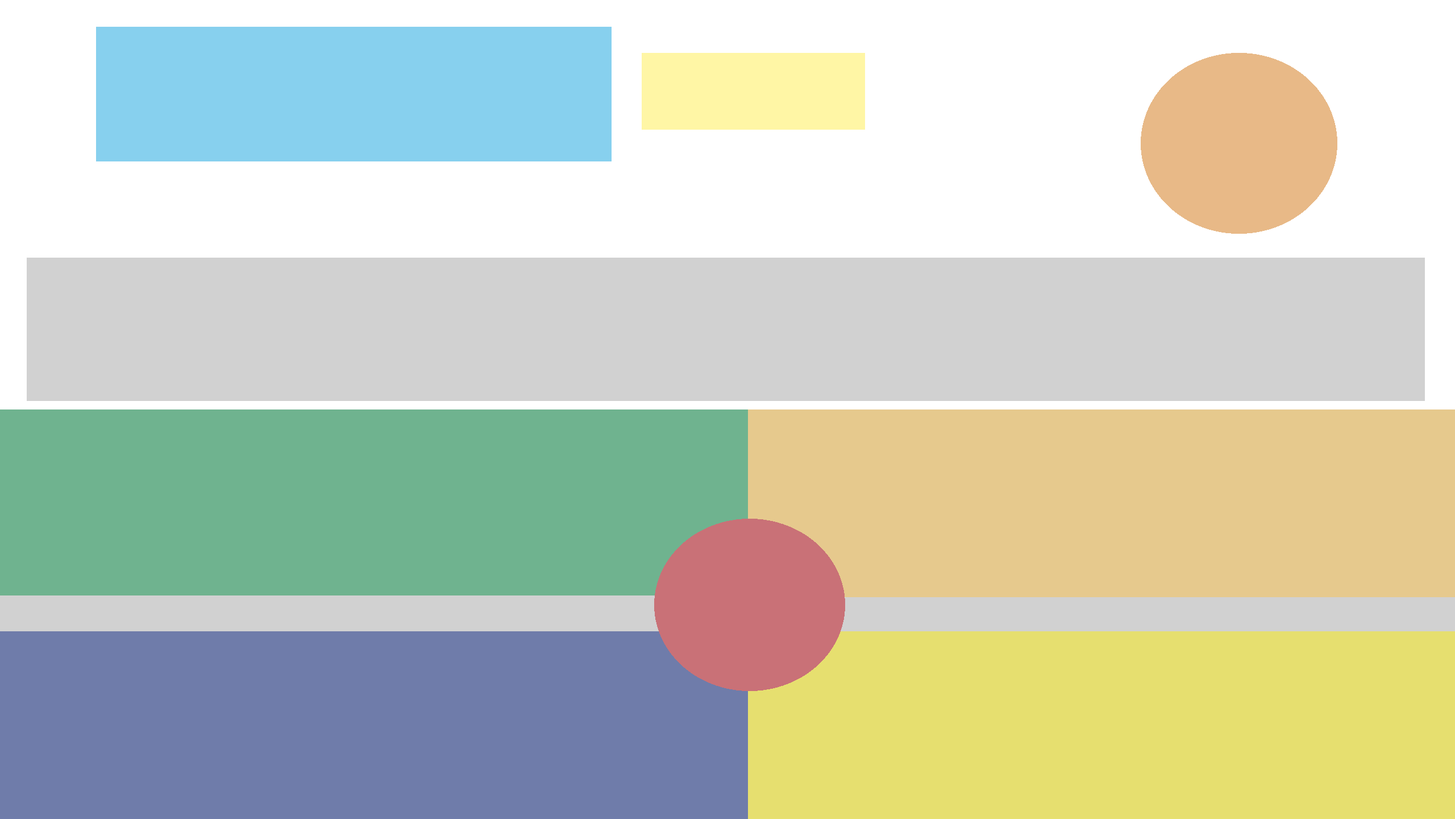
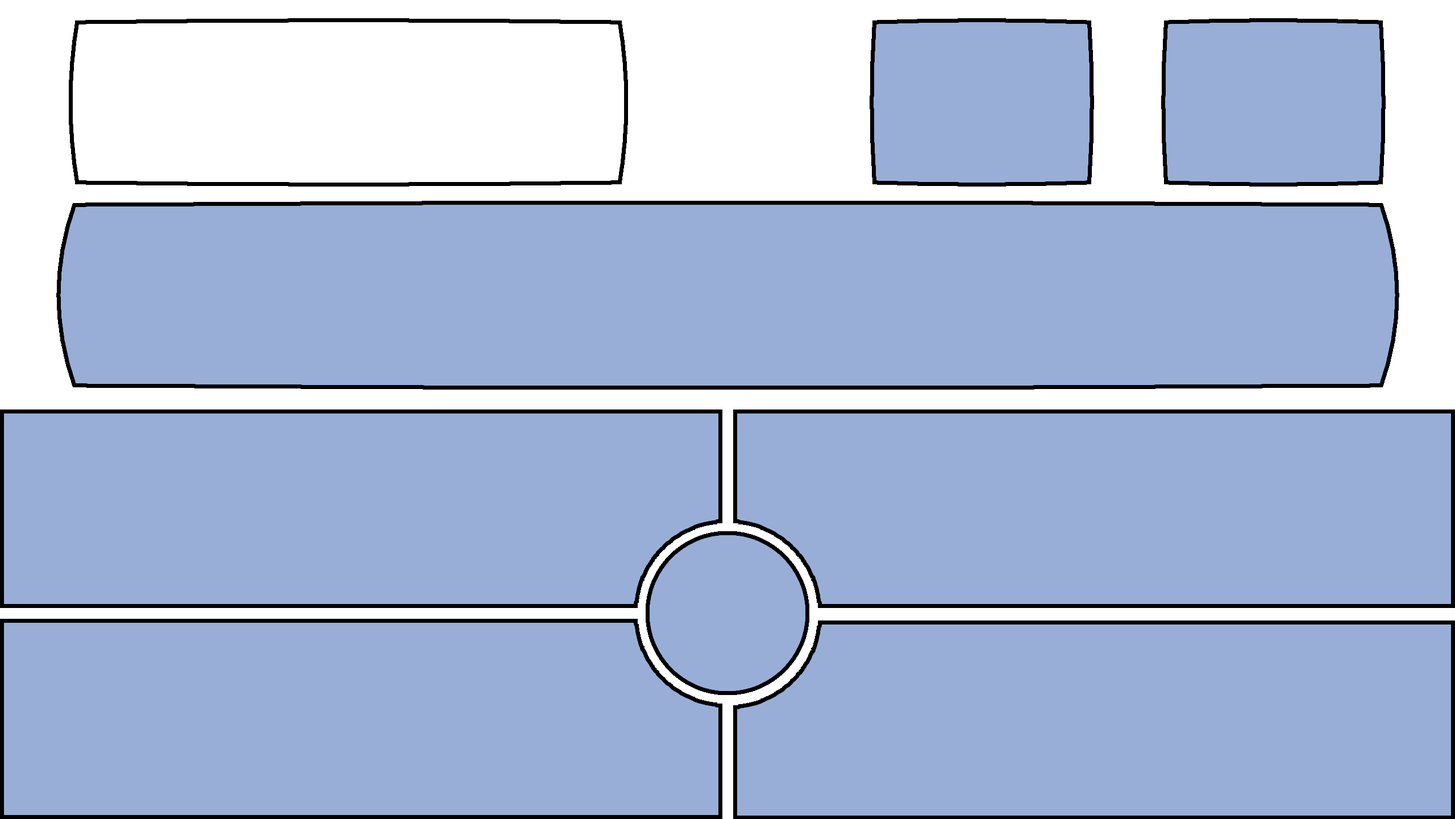
Comparing the layer stacks of the two 1455×819 images. Changes:
added layer "Capa 17" above "Capa 16" over [0, 409, 723, 608]
added layer "Capa 16" above "Capa 15" over [733, 409, 1455, 608]
added layer "Capa 15" above "Capa 14" over [0, 618, 723, 819]
added layer "Capa 14" above "Elipse 1" over [733, 620, 1455, 819]
added layer "Elipse 1" above "Capa 1" over [645, 530, 810, 695]
hid "Capa 1", opacity 100% → 20%, painted on it over [0, 26, 1455, 819]
added layer "Capa 19 copia" above "Capa 19" over [1161, 18, 1386, 187]
added layer "Capa 19" above "Capa 18" over [869, 18, 1095, 187]
added layer "Capa 13" above "Capa 12" over [56, 200, 1400, 390]
added layer "Capa 12" over [0, 18, 1455, 819]
